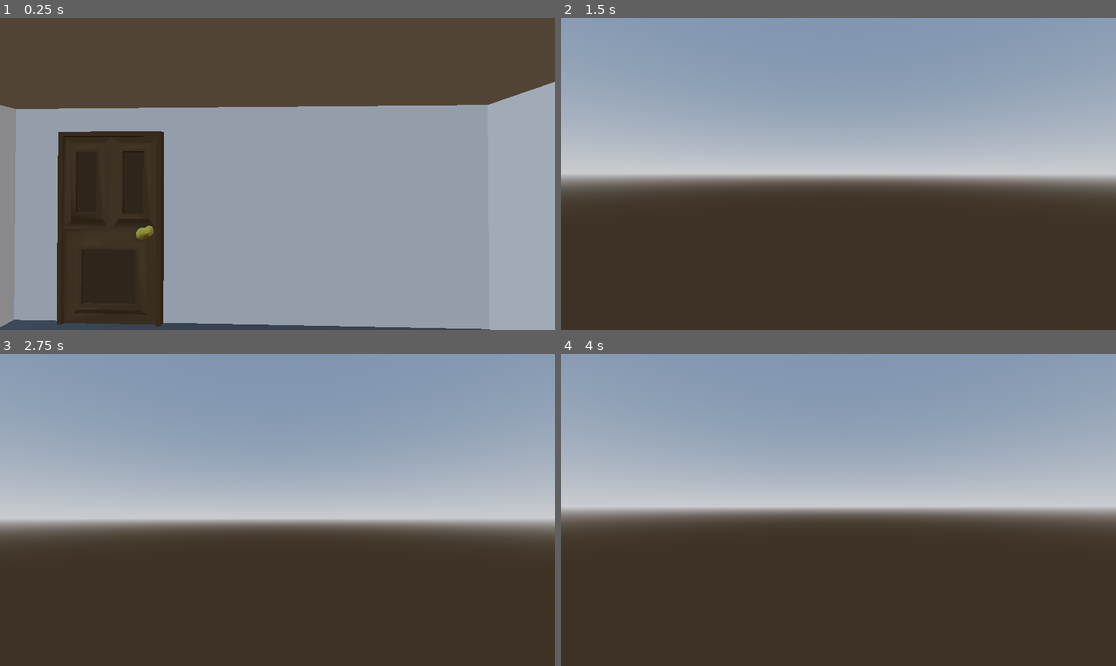
Above: before the commit, frames 1-4 (two rows, left to right).
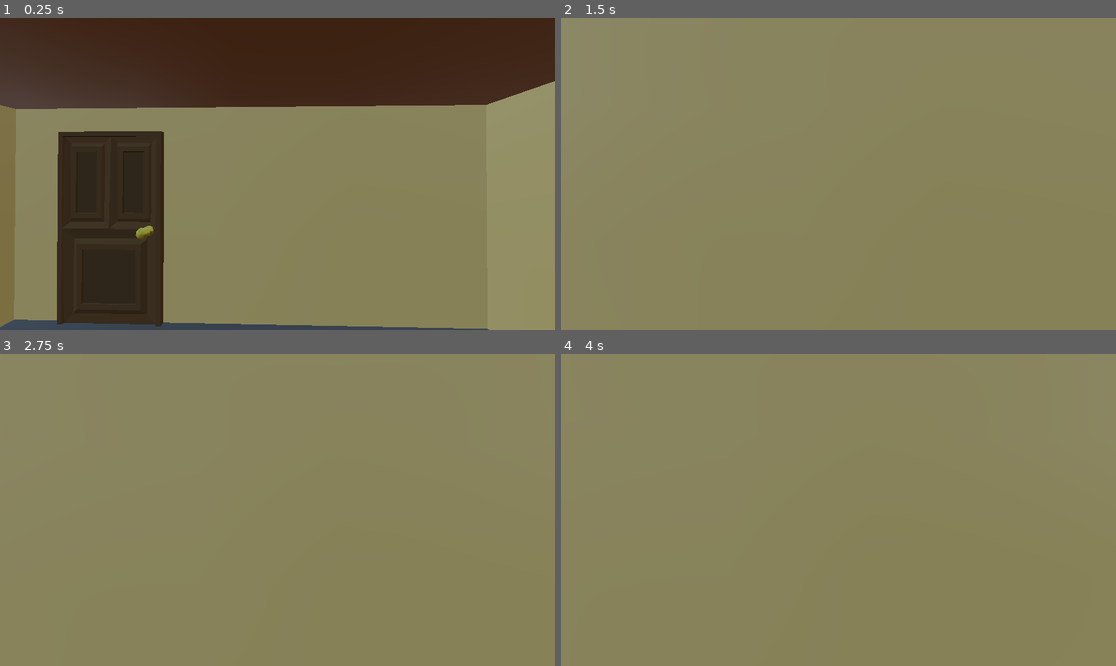
Above: after the commit, the same moments.

Repository: phatrickgomes/Live-Rec
Game: Godot game, scene res://quarto.tscn
The game is run twice, just before and just after one commit, with the same random seed, the same clock (stepped at 60 frames per second) and the same inputs.
Inputs (mouse positions are in pixels of both pictures, inside the frame that each line leads up to):
- Up to frame 1 (0.25 s): no input
- Up to frame 2 (1.5 s): tap Enter (ui_accept) at 0.5, 0.77, 1.25 s; move the mouse to (866, 174) at 0.52 s; hold E (Interacao) 0.53-1.28 s; hold Up (ui_up) from 0.53 s (still down); move the mouse to (810, 174) at 1.27 s; tap E (Interacao) at 1.35 s
- Up to frame 3 (2.75 s): keep holding Up (ui_up); tap Enter (ui_accept) at 1.52, 2 s; move the mouse to (288, 503) at 2.02 s; hold E (Interacao) from 2.03 s (still down)
- Up to frame 4 (4 s): keep holding Up (ui_up); tap Enter (ui_accept) at 2.75, 3.02, 3.5, 3.77 s; move the mouse to (832, 516) at 2.77 s; release E (Interacao) at 2.78 s; tap E (Interacao) at 2.85 s; move the mouse to (877, 513) at 3.52 s; hold E (Interacao) from 3.53 s (still down)

The runs differ from the first frame. In frame 1, 82% of the frame differs, in the area x 0-100%, y 0-100%; in frame 2, 99%; in frame 3, 99%; in frame 4, 99%.

Commit message:
penis
eu sei oque eu estou fazendo

Diff:
--- a/character_body_3d.tscn
+++ b/character_body_3d.tscn
@@ -66,7 +66,6 @@
 debug_shape_thickness = 1
 
 [node name="CarryObjectMaker" type="Marker3D" parent="camera_pivot/Camera3D"]
-unique_name_in_owner = true
 transform = Transform3D(1, 0, 0, 0, 1, 0, 0, 0, 1, 0.521607, -0.220083, -0.739527)
 
 [node name="MeshInstance3D" type="MeshInstance3D" parent="."]
--- a/player.gd
+++ b/player.gd
@@ -12,7 +12,7 @@
 var objeto_selecionado
 var forca_braco = 4
 
-const SPEED = 10.0
+const SPEED = 6.0
 const SENSIBILIDADE = 0.003
 
 var mouse = Vector2()
--- a/quarto.tscn
+++ b/quarto.tscn
@@ -1,10 +1,10 @@
-[gd_scene load_steps=11 format=3 uid="uid://o5dd2gttglnj"]
+[gd_scene load_steps=39 format=3 uid="uid://o5dd2gttglnj"]
 
 [ext_resource type="PackedScene" uid="uid://bhvkm866011qa" path="res://character_body_3d.tscn" id="2_chyoy"]
 [ext_resource type="PackedScene" uid="uid://rwmv3ram5t1a" path="res://area_3d.tscn" id="3_twob8"]
 [ext_resource type="PackedScene" uid="uid://b2v3m7ol3sqcr" path="res://carrot.tscn" id="4_jsa3l"]
+[ext_resource type="PackedScene" uid="uid://mr7y7s75vk5m" path="res://quarto.glb" id="5_wwc3q"]
 [ext_resource type="Script" uid="uid://dyi6m5mq7n7i" path="res://carrot.gd" id="5_xtcex"]
-[ext_resource type="PackedScene" uid="uid://de3ro0ubblrsc" path="res://Receba o quarto.glb" id="6_2vapn"]
 
 [sub_resource type="ProceduralSkyMaterial" id="ProceduralSkyMaterial_r3fl7"]
 sky_horizon_color = Color(0.662243, 0.671743, 0.686743, 1)
@@ -21,8 +21,92 @@
 [sub_resource type="BoxShape3D" id="BoxShape3D_jka67"]
 size = Vector3(2.36725, 2.31653, 0.0585938)
 
-[sub_resource type="ConvexPolygonShape3D" id="ConvexPolygonShape3D_a0tk4"]
-points = PackedVector3Array(10.1548, 0.158668, 10.1548, -10.1548, -0.158668, -10.1548, -10.1548, 0.158668, -10.1548, 10.1548, -0.158668, -10.1548, -10.1548, -0.158668, 10.1548, -10.1548, 0.158668, 10.1548, 10.1548, 0.158668, -10.1548, 10.1548, -0.158668, 10.1548)
+[sub_resource type="BoxShape3D" id="BoxShape3D_jtej5"]
+size = Vector3(0.927551, 88.7892, 28.0878)
+
+[sub_resource type="BoxShape3D" id="BoxShape3D_2vapn"]
+size = Vector3(1, 0.157715, 10.6666)
+
+[sub_resource type="BoxShape3D" id="BoxShape3D_od0w4"]
+size = Vector3(3.90796, 15.6546, 0.019165)
+
+[sub_resource type="ConvexPolygonShape3D" id="ConvexPolygonShape3D_2vapn"]
+points = PackedVector3Array(-0.949901, 24.7132, -0.12896, -0.949901, 24.7132, 0.343133, -0.949901, 24.9201, -0.12896, 0.63259, 24.7132, -0.12896, -0.949901, 24.9201, 0.343133, 0.63259, 24.7132, 0.343133, 0.63259, 24.9201, -0.12896, 0.63259, 24.9201, 0.343133)
+
+[sub_resource type="ConvexPolygonShape3D" id="ConvexPolygonShape3D_6wfgo"]
+points = PackedVector3Array(-2.64747, 3.2035, 0.139835, -2.64747, 3.34549, 0.132964, -2.64747, 3.06161, 0.132964, -2.64747, 3.40951, 0.123054, -2.64747, 2.99759, 0.123054, -2.64747, 3.47353, 0.113116, -2.64747, 2.93357, 0.113116, -2.64747, 3.57514, 0.0821818, -2.64747, 2.83196, 0.0821818, -2.64747, 3.60778, 0.0626903, -2.64747, 2.76668, 0.0431988, -2.64747, 3.64033, 0.0431988, -2.64747, 2.75544, 0.0215994, -2.64747, 3.6629, -2.73734e-05, -2.64747, 2.74429, -2.73734e-05, -2.64747, 3.64033, -0.0432262, -2.64747, 2.75544, -0.0216268, -2.64747, 3.60778, -0.0627177, -2.64747, 2.76668, -0.0432262, -2.64747, 3.57514, -0.0822091, -2.64747, 2.83196, -0.0822091, -2.64747, 3.47353, -0.113144, -2.64747, 2.93357, -0.113144, -2.64747, 3.34549, -0.133018, -2.64747, 3.06161, -0.133018, -2.64747, 3.27454, -0.13644, -2.64747, 3.13256, -0.13644, -2.64747, 3.2035, -0.139835)
+
+[sub_resource type="BoxShape3D" id="BoxShape3D_wwc3q"]
+size = Vector3(9.38776, 8.82904, 3.96432)
+
+[sub_resource type="BoxShape3D" id="BoxShape3D_lut1e"]
+size = Vector3(9.44666, 8.84027, 0.391296)
+
+[sub_resource type="ConvexPolygonShape3D" id="ConvexPolygonShape3D_7fvgo"]
+points = PackedVector3Array(-0.552343, -61.3042, -2.27967, 0.786606, -61.3042, -2.27967, -0.552343, -61.0917, -2.23372, -0.552343, -59.6798, -2.97699, 0.786606, -61.0917, -2.23372, 0.786606, -59.6798, -2.97699, -0.552343, -60.6668, -2.14199, -0.552343, -59.5459, -3.03438, 0.786606, -60.6668, -2.14199, 0.786606, -59.5459, -3.03438, -0.552343, -58.9082, -2.89679, 0.786606, -58.9082, -2.89679)
+
+[sub_resource type="ConvexPolygonShape3D" id="ConvexPolygonShape3D_5wehi"]
+points = PackedVector3Array(1.52808, -61.3042, -1.5327, 2.86703, -61.3042, -1.5327, 1.52808, -61.0917, -1.48675, 1.52808, -59.6798, -2.23001, 2.8669, -61.0917, -1.48675, 2.8669, -59.6798, -2.23001, 2.8669, -59.5459, -2.28741, 2.8669, -58.9082, -2.14982, 2.8669, -60.6668, -1.39502, 1.52808, -60.6668, -1.39502, 1.52808, -59.5459, -2.28741, 1.52808, -58.9082, -2.14982)
+
+[sub_resource type="ConvexPolygonShape3D" id="ConvexPolygonShape3D_42g7m"]
+points = PackedVector3Array(3.55901, -61.3042, -3.6708, 4.89796, -61.3042, -3.6708, 3.55901, -61.0917, -3.62485, 3.55901, -59.6798, -4.36812, 4.89796, -61.0917, -3.62485, 4.89796, -59.6798, -4.36812, 3.55901, -60.6668, -3.53312, 3.55901, -59.5459, -4.42551, 4.89796, -60.6668, -3.53312, 4.89796, -59.5459, -4.42551, 3.55901, -58.9082, -4.28792, 4.89796, -58.9082, -4.28792)
+
+[sub_resource type="ConvexPolygonShape3D" id="ConvexPolygonShape3D_thyps"]
+points = PackedVector3Array(1.52808, -61.3042, 1.31927, 2.86703, -61.3042, 1.31927, 1.52808, -61.0917, 1.36523, 1.52808, -59.6798, 0.62196, 2.8669, -61.0917, 1.36523, 2.8669, -59.6798, 0.62196, 2.8669, -59.5459, 0.564564, 2.8669, -58.9082, 0.702157, 2.8669, -60.6668, 1.45695, 1.52808, -60.6668, 1.45695, 1.52808, -59.5459, 0.564564, 1.52808, -58.9082, 0.702157)
+
+[sub_resource type="ConvexPolygonShape3D" id="ConvexPolygonShape3D_roidl"]
+points = PackedVector3Array(3.55901, -61.3042, 0.573733, 4.89796, -61.3042, 0.573733, 3.55901, -61.0917, 0.619684, 3.55901, -59.6798, -0.123581, 4.89796, -61.0917, 0.619684, 4.89796, -59.6798, -0.123581, 3.55901, -60.6668, 0.711413, 3.55901, -59.5459, -0.180977, 4.89796, -60.6668, 0.711413, 4.89796, -59.5459, -0.180977, 3.55901, -58.9082, -0.0433841, 4.89796, -58.9082, -0.0433841)
+
+[sub_resource type="ConvexPolygonShape3D" id="ConvexPolygonShape3D_k6m76"]
+points = PackedVector3Array(-2.75295, -61.3042, -2.27967, -1.414, -61.3042, -2.27967, -2.75295, -61.0917, -2.23372, -2.75295, -59.6798, -2.97699, -1.414, -61.0917, -2.23372, -1.414, -59.6798, -2.97699, -2.75295, -60.6668, -2.14199, -2.75295, -59.5459, -3.03438, -1.414, -60.6668, -2.14199, -1.414, -59.5459, -3.03438, -2.75295, -58.9082, -2.89679, -1.414, -58.9082, -2.89679)
+
+[sub_resource type="BoxShape3D" id="BoxShape3D_chyoy"]
+size = Vector3(5.27173, 25.918, 0.0102539)
+
+[sub_resource type="BoxShape3D" id="BoxShape3D_twob8"]
+size = Vector3(5.38001, 0.001, 6.49316)
+
+[sub_resource type="ConvexPolygonShape3D" id="ConvexPolygonShape3D_tr3tj"]
+points = PackedVector3Array(-0.831078, -62.2035, -5.55989, -0.552343, -62.2035, -5.55989, -0.831078, -62.2035, 1.76003, -0.831078, -58.4759, -5.55989, -0.552343, -58.4759, -5.55989, -0.552343, -62.2035, 1.76003, -0.831078, -58.4759, 1.76003, -0.552343, -58.4759, 1.76003)
+
+[sub_resource type="ConvexPolygonShape3D" id="ConvexPolygonShape3D_hy0m6"]
+points = PackedVector3Array(1.25665, -62.2035, -5.55989, 1.53539, -62.2035, -5.55989, 1.25665, -62.2035, 1.76003, 1.25665, -58.4762, -5.55989, 1.53536, -58.4762, -5.55989, 1.53536, -58.4758, 1.76003, 1.53539, -62.2035, 1.76003, 1.25665, -58.4762, 1.76003)
+
+[sub_resource type="ConvexPolygonShape3D" id="ConvexPolygonShape3D_k0s5u"]
+points = PackedVector3Array(3.34438, -62.2035, -5.55989, 3.62311, -62.2035, -5.55989, 3.34438, -62.2035, 1.76003, 3.34438, -58.4758, -5.55989, 3.62311, -58.4758, -5.55989, 3.62311, -62.2035, 1.76003, 3.34438, -58.4758, 1.76003, 3.62311, -58.4758, 1.76003)
+
+[sub_resource type="BoxShape3D" id="BoxShape3D_opnvx"]
+size = Vector3(0.319214, 2.41498, 8.43665)
+
+[sub_resource type="BoxShape3D" id="BoxShape3D_lddpm"]
+size = Vector3(8.09039, 1.87012, 2.30057)
+
+[sub_resource type="ConvexPolygonShape3D" id="ConvexPolygonShape3D_5ijmp"]
+points = PackedVector3Array(6.45846, 32.0415, 13.6381, 6.45846, 29.1203, 13.6381, 6.45846, 32.0418, -13.8643, -5.05132, 32.0415, 13.6381, -5.05132, 29.1203, 13.6381, 6.45846, 29.1203, -13.8643, 4.42242, 32.0418, -13.8643, -5.05132, 32.0415, -13.8643, -5.05132, 29.1203, -13.8643)
+
+[sub_resource type="BoxShape3D" id="BoxShape3D_mckiv"]
+size = Vector3(10.1731, 65.5207, 0.386963)
+
+[sub_resource type="BoxShape3D" id="BoxShape3D_xtcex"]
+size = Vector3(10.2466, 63.7635, 0.0645142)
+
+[sub_resource type="ConvexPolygonShape3D" id="ConvexPolygonShape3D_5n2gi"]
+points = PackedVector3Array(6.72413, 32.1419, 15.3631, 5.33381, 32.1419, 15.3631, 6.72413, -64.2579, 15.3631, 6.72413, 32.1419, -14.8123, 5.33381, 32.1419, -14.8123, 5.33381, -64.2579, 15.3631, 6.72413, -64.2579, -14.8123, 5.33381, -64.2579, -14.8123)
+
+[sub_resource type="ConvexPolygonShape3D" id="ConvexPolygonShape3D_wuogg"]
+points = PackedVector3Array(-6.99517, -4.03927, -0.444727, -6.99517, -4.03927, 0.444641, -6.99517, 35.2674, -0.444727, 4.51574, -4.03927, -0.444727, 4.51574, -4.03927, 0.444641, -6.99517, 35.2674, 0.444728, 4.51461, 35.2674, -0.444727, 4.51461, 35.2674, 0.444728)
+
+[sub_resource type="BoxShape3D" id="BoxShape3D_jsa3l"]
+size = Vector3(10.5392, 36.0969, 1)
+
+[sub_resource type="BoxShape3D" id="BoxShape3D_6wfgo"]
+size = Vector3(10.1758, 25.0217, 0.113403)
+
+[sub_resource type="BoxShape3D" id="BoxShape3D_a6wpw"]
+size = Vector3(10.5878, 26.0309, 1.01685)
+
+[sub_resource type="ConvexPolygonShape3D" id="ConvexPolygonShape3D_nmxq2"]
+points = PackedVector3Array(-6.99517, 0.0148296, -0.444727, -6.99517, 0.0148296, 0.444641, -6.99517, 35.2674, -0.444727, 4.51574, 0.0148296, -0.444727, 4.51574, 0.0148296, 0.444641, -6.99517, 35.2674, 0.444728, 4.51461, 35.2674, -0.444727, 4.51461, 35.2674, 0.444728)
 
 [node name="quarto" type="Node3D"]
 transform = Transform3D(0.999653, 0, 0.0263514, 0, 1, 0, -0.0263514, 0, 0.999653, 0, 0, 0)
@@ -52,16 +136,174 @@
 transform = Transform3D(3.80479, 0, 8.56817e-08, 0, 7.35357, 0, -3.35276e-08, 0, 6.29442, 0.132396, 0.176428, 3.89736)
 
 [node name="Carrot" parent="." groups=["player"] instance=ExtResource("4_jsa3l")]
-transform = Transform3D(0.5, 0, 0, 0, 0.5, 0, 0, 0, 0.5, 3.8692, 0.649405, 0.696516)
+transform = Transform3D(0.2, 0, 0, 0, 0.2, 0, 0, 0, 0.2, 4.7909, 1.13577, 1.63974)
 script = ExtResource("5_xtcex")
 
-[node name="Receba o quarto" parent="." instance=ExtResource("6_2vapn")]
-transform = Transform3D(0.478566, 0, -0.0126153, 0, 0.478733, 0, 0.0126153, 0, 0.478566, 3.85092, 0.17428, 1.72034)
-
-[node name="StaticBody3D" type="StaticBody3D" parent="Receba o quarto"]
-transform = Transform3D(2.0984, 0, 0.0553149, 0, 2.09913, 0, -0.0553149, 0, 2.0984, -8.13589, -0.364045, -3.38031)
-
-[node name="CollisionShape3D" type="CollisionShape3D" parent="Receba o quarto/StaticBody3D"]
-transform = Transform3D(-0.561, -6.26633e-08, -2.79397e-09, 8.47086e-08, -0.415, -5.58039e-17, -3.13483e-09, -3.96475e-16, 0.5, 0, 0.234413, 0)
-shape = SubResource("ConvexPolygonShape3D_a0tk4")
-debug_color = Color(0.825502, 0.0979367, 0.923718, 0.42)
+[node name="quarto" parent="." instance=ExtResource("5_wwc3q")]
+transform = Transform3D(0.478834, 0, -0.0126223, 0, 0.479, 0, 0.0126223, 0, 0.478834, 3.851, 0.174, 1.72)
+
+[node name="StaticBody3D" type="StaticBody3D" parent="quarto/Cube_003" index="0"]
+
+[node name="chao" type="StaticBody3D" parent="quarto/Cube_004" index="0"]
+
+[node name="CollisionShape3D" type="CollisionShape3D" parent="quarto/Cube_004/chao"]
+transform = Transform3D(1, 0, 0, 0, 1, 0, 0, 0, 1, -5.3834, -17.0831, -1.14533)
+shape = SubResource("BoxShape3D_jtej5")
+
+[node name="Mesa_computador" type="StaticBody3D" parent="quarto/Cube_013" index="0"]
+
+[node name="CollisionShape3D" type="CollisionShape3D" parent="quarto/Cube_013/Mesa_computador"]
+transform = Transform3D(1, 0, 0, 0, 1, 0, 0, 0, 1, -1.62903, 9.70063, 0.233851)
+shape = SubResource("BoxShape3D_2vapn")
+
+[node name="CollisionShape3D2" type="CollisionShape3D" parent="quarto/Cube_013/Mesa_computador"]
+transform = Transform3D(1, 0, 0, 0, 1, 0, 0, 0, 1, -2.96006, 17.5363, -4.8724)
+shape = SubResource("BoxShape3D_od0w4")
+
+[node name="CollisionShape3D3" type="CollisionShape3D" parent="quarto/Cube_013/Mesa_computador"]
+transform = Transform3D(1, 0, 0, 0, 1, 0, 0, 0, 1, -2.96, 17.711, 5.52673)
+shape = SubResource("BoxShape3D_od0w4")
+
+[node name="StaticBody3D" type="StaticBody3D" parent="quarto/Cube_015" index="0"]
+
+[node name="CollisionShape3D" type="CollisionShape3D" parent="quarto/Cube_015/StaticBody3D"]
+shape = SubResource("ConvexPolygonShape3D_2vapn")
+
+[node name="StaticBody3D" type="StaticBody3D" parent="quarto/Cube_026" index="0"]
+
+[node name="CollisionShape3D" type="CollisionShape3D" parent="quarto/Cube_026/StaticBody3D"]
+shape = SubResource("ConvexPolygonShape3D_6wfgo")
+
+[node name="porta_armario2" type="StaticBody3D" parent="quarto/Cube_058" index="0"]
+
+[node name="CollisionShape3D" type="CollisionShape3D" parent="quarto/Cube_058/porta_armario2"]
+transform = Transform3D(1, 0, 0, 0, 0.976672, -0.214735, 0, 0.214735, 0.976672, -0.160186, -30.6005, 3.50707)
+shape = SubResource("BoxShape3D_wwc3q")
+
+[node name="Cube_065" parent="quarto" index="10"]
+transform = Transform3D(-1.91696e-08, -0.154392, 0, 0.43855, -6.74868e-09, 0, 0, 0, 0.50712, -7.21828, 2.43153, -0.594321)
+
+[node name="porta_armario2" type="StaticBody3D" parent="quarto/Cube_065" index="0"]
+
+[node name="CollisionShape3D" type="CollisionShape3D" parent="quarto/Cube_065/porta_armario2"]
+transform = Transform3D(1, 0, 8.88178e-16, 0, 0.976672, 0.214735, 0, -0.214735, 0.976672, -0.137024, -30.5815, -6.14367)
+shape = SubResource("BoxShape3D_lut1e")
+
+[node name="StaticBody3D" type="StaticBody3D" parent="quarto/Cube_095" index="0"]
+
+[node name="CollisionShape3D" type="CollisionShape3D" parent="quarto/Cube_095/StaticBody3D"]
+shape = SubResource("ConvexPolygonShape3D_7fvgo")
+
+[node name="StaticBody3D" type="StaticBody3D" parent="quarto/Cube_102" index="0"]
+
+[node name="CollisionShape3D" type="CollisionShape3D" parent="quarto/Cube_102/StaticBody3D"]
+shape = SubResource("ConvexPolygonShape3D_5wehi")
+
+[node name="StaticBody3D" type="StaticBody3D" parent="quarto/Cube_105" index="0"]
+
+[node name="CollisionShape3D" type="CollisionShape3D" parent="quarto/Cube_105/StaticBody3D"]
+shape = SubResource("ConvexPolygonShape3D_42g7m")
+
+[node name="StaticBody3D" type="StaticBody3D" parent="quarto/Cube_113" index="0"]
+
+[node name="CollisionShape3D" type="CollisionShape3D" parent="quarto/Cube_113/StaticBody3D"]
+shape = SubResource("ConvexPolygonShape3D_thyps")
+
+[node name="StaticBody3D" type="StaticBody3D" parent="quarto/Cube_117" index="0"]
+
+[node name="CollisionShape3D" type="CollisionShape3D" parent="quarto/Cube_117/StaticBody3D"]
+shape = SubResource("ConvexPolygonShape3D_roidl")
+
+[node name="StaticBody3D" type="StaticBody3D" parent="quarto/Cube_121" index="0"]
+
+[node name="CollisionShape3D" type="CollisionShape3D" parent="quarto/Cube_121/StaticBody3D"]
+shape = SubResource("ConvexPolygonShape3D_k6m76")
+
+[node name="cama" type="StaticBody3D" parent="quarto/Cube_127" index="0"]
+
+[node name="CollisionShape3D" type="CollisionShape3D" parent="quarto/Cube_127/cama"]
+transform = Transform3D(1, 0, 0, 0, 1, 0, 0, 0, 1, -2.25745, -19.7213, 6.14412)
+shape = SubResource("BoxShape3D_chyoy")
+
+[node name="CollisionShape3D2" type="CollisionShape3D" parent="quarto/Cube_127/cama"]
+transform = Transform3D(1, 0, 0, 0, 1, 0, 0, 0, 1, -2.24093, -6.5584, 9.50006)
+shape = SubResource("BoxShape3D_twob8")
+
+[node name="StaticBody3D" type="StaticBody3D" parent="quarto/Cube_138" index="0"]
+
+[node name="CollisionShape3D" type="CollisionShape3D" parent="quarto/Cube_138/StaticBody3D"]
+shape = SubResource("ConvexPolygonShape3D_tr3tj")
+
+[node name="StaticBody3D" type="StaticBody3D" parent="quarto/Cube_139" index="0"]
+
+[node name="CollisionShape3D" type="CollisionShape3D" parent="quarto/Cube_139/StaticBody3D"]
+shape = SubResource("ConvexPolygonShape3D_hy0m6")
+
+[node name="StaticBody3D" type="StaticBody3D" parent="quarto/Cube_140" index="0"]
+
+[node name="CollisionShape3D" type="CollisionShape3D" parent="quarto/Cube_140/StaticBody3D"]
+shape = SubResource("ConvexPolygonShape3D_k0s5u")
+
+[node name="StaticBody3D" type="StaticBody3D" parent="quarto/Cube_141" index="0"]
+
+[node name="CollisionShape3D" type="CollisionShape3D" parent="quarto/Cube_141/StaticBody3D"]
+transform = Transform3D(1, 0, 0, 0, 0.999926, -0.0121995, 0, 0.0121995, 0.999925, -3.34708, -61.4331, -1.24066)
+shape = SubResource("BoxShape3D_opnvx")
+
+[node name="StaticBody3D" type="StaticBody3D" parent="quarto/Cube_248" index="0"]
+
+[node name="CollisionShape3D" type="CollisionShape3D" parent="quarto/Cube_248/StaticBody3D"]
+transform = Transform3D(-4.37114e-08, -1, 0, 0.999848, -4.37047e-08, -0.0174524, 0.0174524, -7.62869e-10, 0.999848, -1.16292, 3.03502, 0.107581)
+shape = SubResource("BoxShape3D_lddpm")
+
+[node name="StaticBody3D" type="StaticBody3D" parent="quarto/Cube_259" index="0"]
+
+[node name="CollisionShape3D" type="CollisionShape3D" parent="quarto/Cube_259/StaticBody3D"]
+shape = SubResource("ConvexPolygonShape3D_5ijmp")
+
+[node name="StaticBody3D" type="StaticBody3D" parent="quarto/Cube_260" index="0"]
+
+[node name="CollisionShape3D" type="CollisionShape3D" parent="quarto/Cube_260/StaticBody3D"]
+transform = Transform3D(1, 0, 0, 0, 1, 0, 0, 0, 1, 0.13562, -3.28053, -13.8407)
+shape = SubResource("BoxShape3D_mckiv")
+
+[node name="parede" type="StaticBody3D" parent="quarto/Cube_262" index="0"]
+
+[node name="CollisionShape3D" type="CollisionShape3D" parent="quarto/Cube_262/parede"]
+transform = Transform3D(1, 0, 0, 0, 1, 0, 0, 0, 1, 0.0856938, -3.47601, 12.7421)
+shape = SubResource("BoxShape3D_xtcex")
+
+[node name="StaticBody3D" type="StaticBody3D" parent="quarto/Cube_002" index="0"]
+
+[node name="CollisionShape3D" type="CollisionShape3D" parent="quarto/Cube_002/StaticBody3D"]
+shape = SubResource("ConvexPolygonShape3D_5n2gi")
+
+[node name="StaticBody3D" type="StaticBody3D" parent="quarto/Cube_005" index="0"]
+
+[node name="CollisionShape3D" type="CollisionShape3D" parent="quarto/Cube_005/StaticBody3D"]
+shape = SubResource("ConvexPolygonShape3D_wuogg")
+
+[node name="StaticBody3D" type="StaticBody3D" parent="quarto/Cube_006" index="0"]
+
+[node name="CollisionShape3D" type="CollisionShape3D" parent="quarto/Cube_006/StaticBody3D"]
+transform = Transform3D(1, 0, 8.47033e-22, 3.16902e-12, 1, 0, 4.70103e-20, 0, 1, -1.86908, 18.2606, 5.72205e-06)
+shape = SubResource("BoxShape3D_jsa3l")
+
+[node name="StaticBody3D" type="StaticBody3D" parent="quarto/Cube_007" index="0"]
+
+[node name="CollisionShape3D" type="CollisionShape3D" parent="quarto/Cube_007/StaticBody3D"]
+transform = Transform3D(1, 0, 5.68434e-14, 5.42101e-20, 1, 5.68434e-14, 2.55795e-13, 0, 1, -1.67081, 11.6803, -0.485181)
+shape = SubResource("BoxShape3D_6wfgo")
+
+[node name="armario" type="StaticBody3D" parent="quarto/Cube_008" index="0"]
+
+[node name="CollisionShape3D" type="CollisionShape3D" parent="quarto/Cube_008/armario"]
+transform = Transform3D(1, 0, 5.68434e-14, 5.42101e-20, 1, 5.68434e-14, 2.55795e-13, 0, 1, -1.76581, 12.6962, 0.00842047)
+shape = SubResource("BoxShape3D_a6wpw")
+
+[node name="StaticBody3D" type="StaticBody3D" parent="quarto/Cube_009" index="0"]
+
+[node name="CollisionShape3D" type="CollisionShape3D" parent="quarto/Cube_009/StaticBody3D"]
+shape = SubResource("ConvexPolygonShape3D_nmxq2")
+
+[editable path="quarto"]
Binary file added: quarto.glb
Not shown, added: quarto.glb.import
